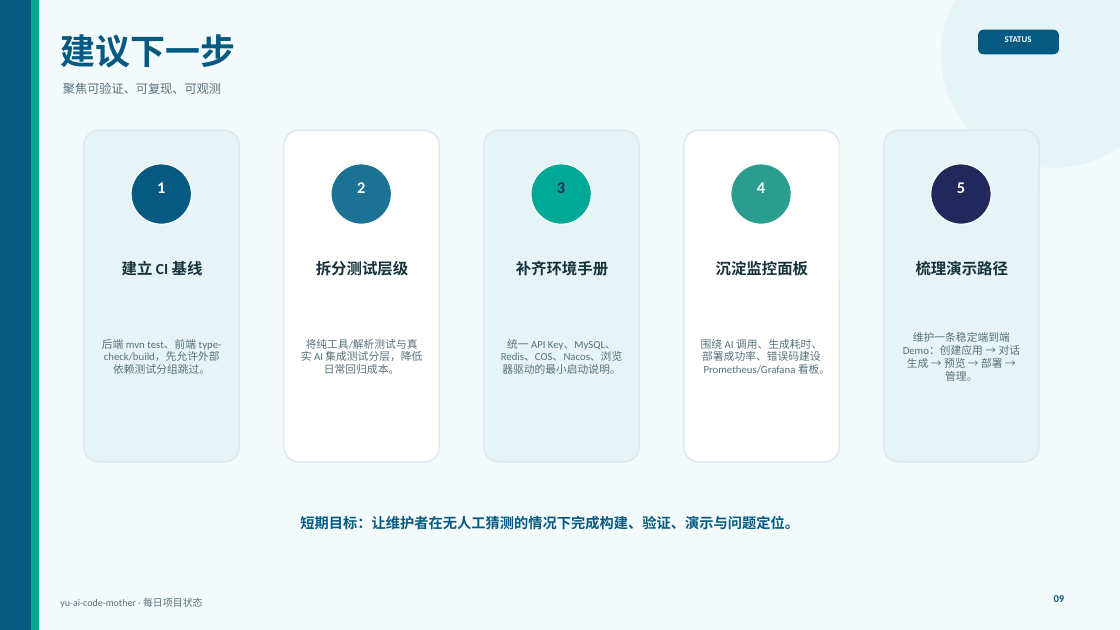
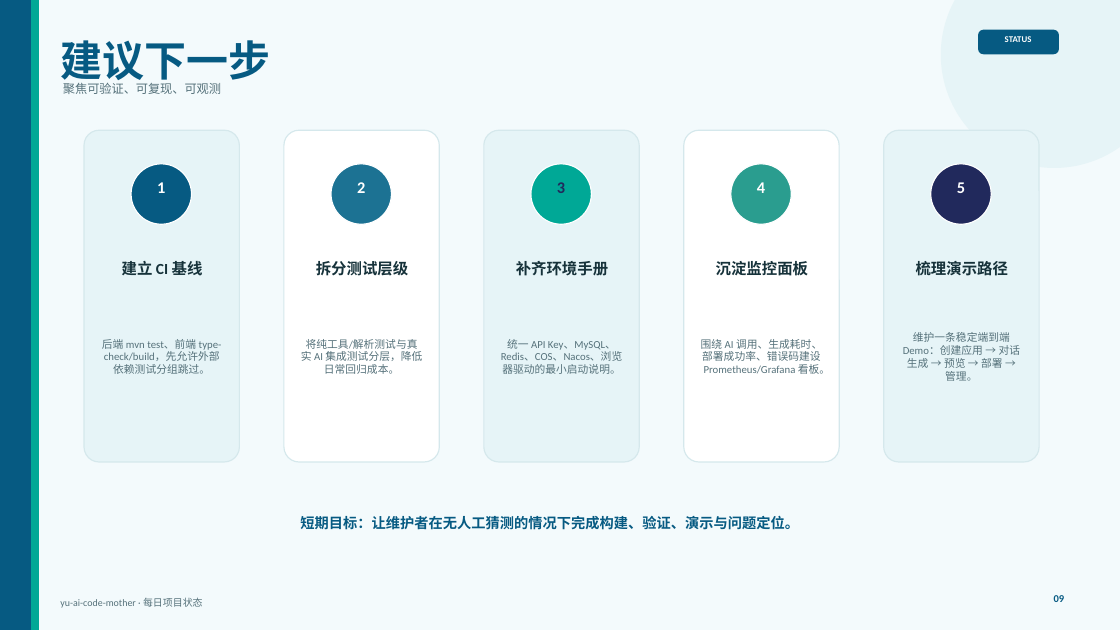
Before and after one commit to liyupi/yu-ai-code-mother, a slide deck: slide 9 of docs/reports/project-status-2026-06-19.pptx. Drawn at 1120x630 pixels with LibreOffice and Linux fonts; fonts in the diff are those of the drawing. Boxes give left, top, right and bottom in pixels: in the first picture for what was removed or moved away, otherwise in the second. Text is boxed around its words. In the diff, an @@ line names an element or a change of style, - is before the commit and + after.

```diff
--- a/docs/reports/project-status-2026-06-19.pptx
+++ b/docs/reports/project-status-2026-06-19.pptx
@@ text "建议下一步" at bbox=[60, 40, 270, 87]: size 30 to 36 pt @@
```
Also in this commit, not shown: 8 other slides changed.
